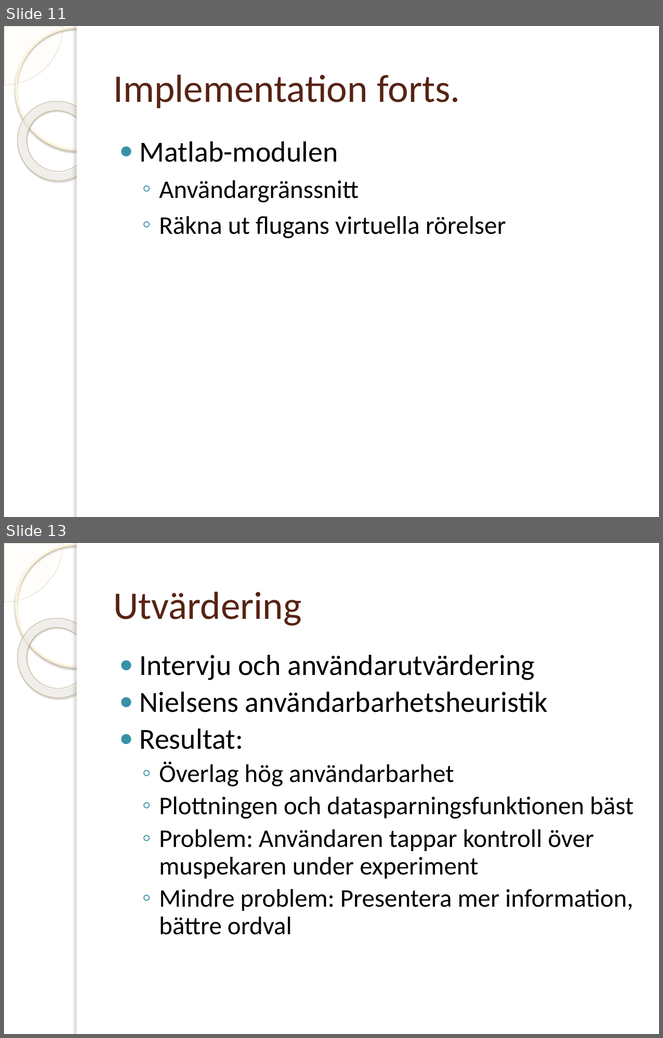
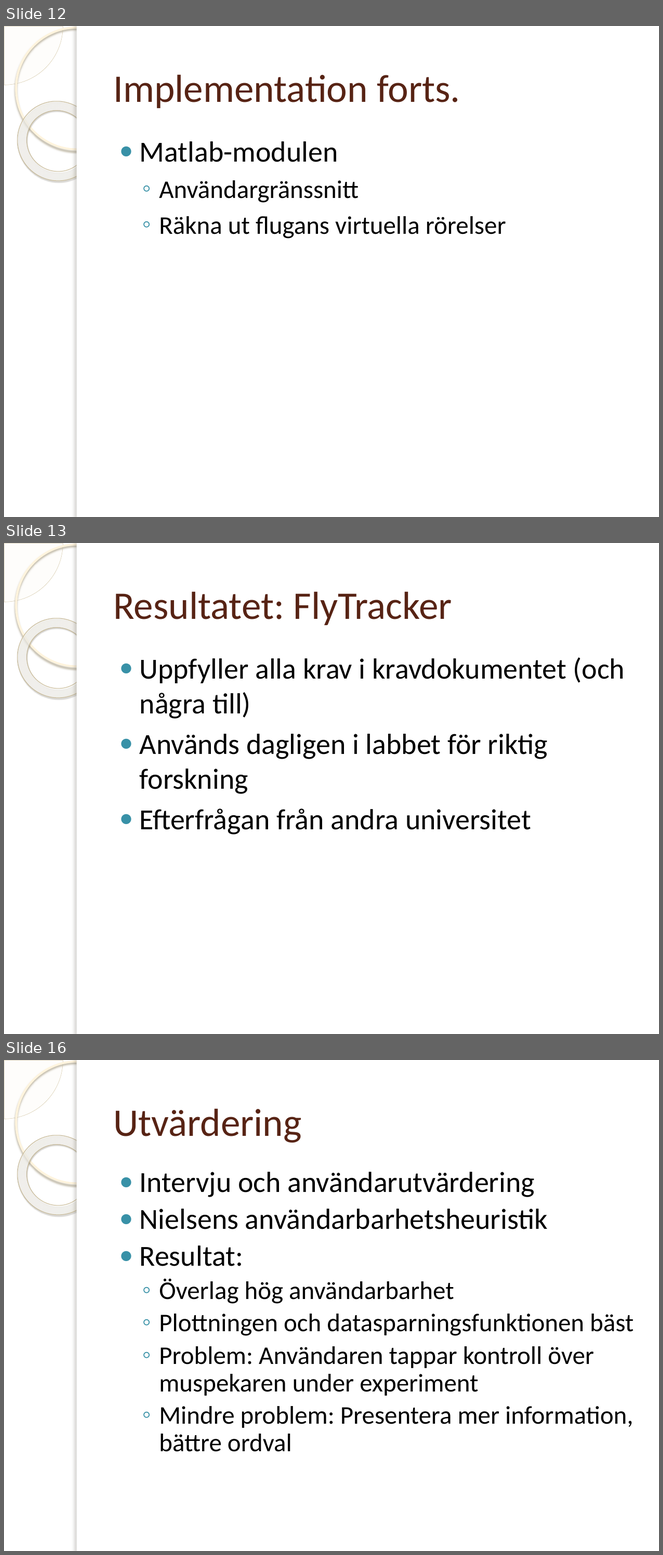
Before and after one commit to jakelamotta/master_thesis, a slide deck: presentations/presentation_swe.pptx. Shown one above the other, each under a label of ours: slides 11 and 13 before the commit, slides 12, 13 and 16 after it; the slides between them are not shown. The pictures are 663x1038 and 663x1555 pixels, drawn with LibreOffice and Linux fonts; fonts in the diff are those of the drawing; background and template pictures are left out. Boxes give left, top, right and bottom in pixels: in the first picture for what was removed or moved away, otherwise in the second. Text is boxed around its words. In the diff, an @@ line names an element or a change of style, - is before the commit and + after.

```diff
--- a/presentations/presentation_swe.pptx
+++ b/presentations/presentation_swe.pptx
@@ slide 13 added at [4, 543, 659, 1034], background picture (left out); not listed: 5 template elements that a slide beside it also shows @@
@@ title added at [113, 591, 452, 625], 43 pt, text #572314 @@
+Resultatet: FlyTracker
@@ text added at [140, 657, 625, 835], 32 pt, text #000000 @@
+● Uppfyller alla krav i kravdokumentet (och några till)
+● Används dagligen i labbet för riktig forskning
+● Efterfrågan från andra universitet
@@ what was slide 11 is now slide 12 @@
@@ what was slide 13 is now slide 16 @@
```
Also in this commit, not shown: 5 slides changed, 2 other slides added.
